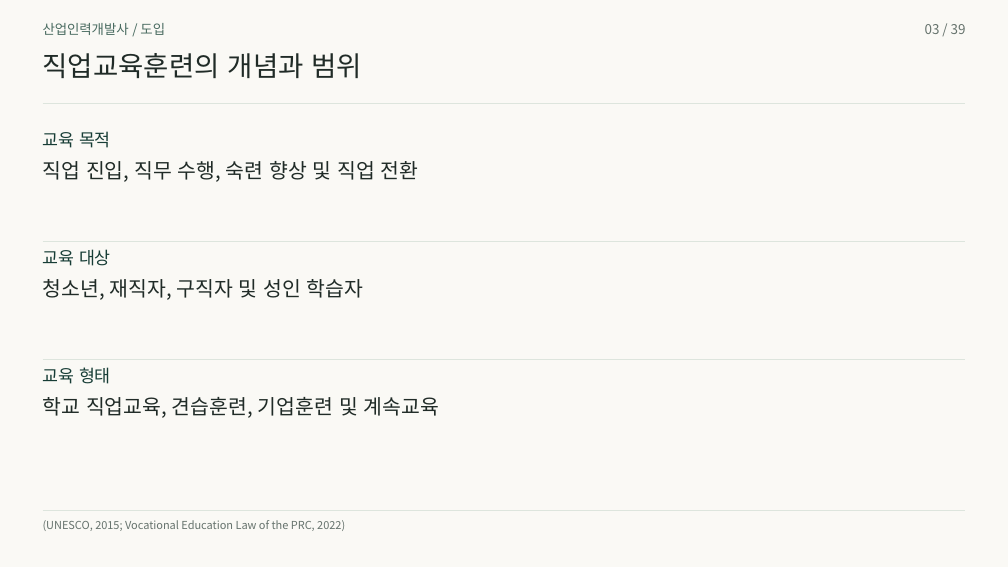
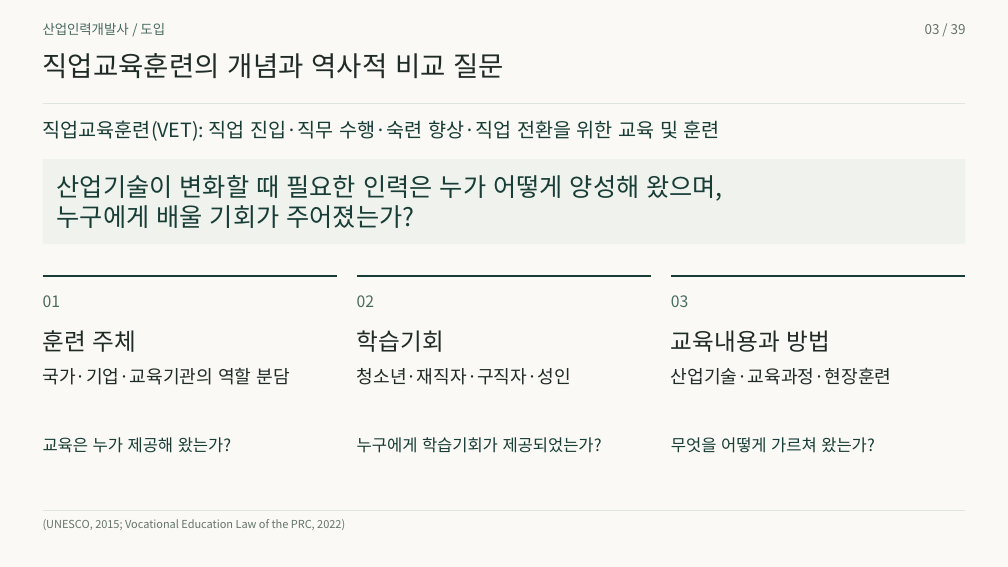
Before and after one commit to 01Chungee10/vet-history-rehearsal, a slide deck: slide 3 of au-cn-2026/presentation.pptx. Drawn at 1008x567 pixels with LibreOffice and Linux fonts; fonts in the diff are those of the drawing. Boxes give left, top, right and bottom in pixels: in the first picture for what was removed or moved away, otherwise in the second. Text is boxed around its words. In the diff, an @@ line names an element or a change of style, - is before the commit and + after.

```diff
--- a/au-cn-2026/presentation.pptx
+++ b/au-cn-2026/presentation.pptx
@@ text at <box>43,53,505,78</box>: text changed @@
-직업교육훈련의 개념과 범위
+직업교육훈련의 개념과 역사적 비교 질문
@@ text at <box>43,120,720,141</box>: text changed; size 16.5 to 18.8 pt @@
-교육 목적
+직업교육훈련(VET): 직업 진입·직무 수행·숙련 향상·직업 전환을 위한 교육 및 훈련
@@ rectangle added at <box>42,159,966,243</box>, fill #F0F2ED @@
@@ text removed at <box>43,161,419,182</box> @@
-직업 진입, 직무 수행, 숙련 향상 및 직업 전환
@@ text added at <box>57,175,723,201</box>, 24 pt, text #173D36 @@
+산업기술이 변화할 때 필요한 인력은 누가 어떻게 양성해 왔으며,
@@ text at <box>57,205,415,228</box>: text changed; size 16.5 to 24 pt @@
-교육 대상
+누구에게 배울 기회가 주어졌는가?
@@ line removed from (42, 242) to (966, 242) @@
@@ line added from (42, 277) to (337, 277), #173D36 2 pt @@
@@ text added at <box>43,295,60,307</box>, 15 pt, text #496B60 @@
+01
@@ line added from (357, 277) to (651, 277), #173D36 2 pt @@
@@ text added at <box>357,295,374,307</box>, 15 pt, text #496B60 @@
+02
@@ line added from (671, 277) to (966, 277), #173D36 2 pt @@
@@ text added at <box>671,295,688,307</box>, 15 pt, text #496B60 @@
+03
@@ text added at <box>43,330,137,352</box>, 22.5 pt, text #202B27 @@
+훈련 주체
@@ text added at <box>357,330,444,352</box>, 22.5 pt, text #202B27 @@
+학습기회
@@ text added at <box>671,330,830,352</box>, 22.5 pt, text #202B27 @@
+교육내용과 방법
@@ line removed from (42, 360) to (966, 360) @@
@@ text at <box>43,368,290,385</box>: text changed; size 19.5 to 17.2 pt @@
-학교 직업교육, 견습훈련, 기업훈련 및 계속교육
+국가·기업·교육기관의 역할 분담
@@ text removed at <box>43,367,111,384</box> @@
-교육 형태
@@ text at <box>357,368,571,385</box>: text changed; size 19.5 to 17.2 pt @@
-청소년, 재직자, 구직자 및 성인 학습자
+청소년·재직자·구직자·성인
@@ text added at <box>671,367,892,385</box>, 17.2 pt, text #202B27 @@
+산업기술·교육과정·현장훈련
@@ text added at <box>43,437,232,453</box>, 15.8 pt, text #173D36 @@
+교육은 누가 제공해 왔는가?
@@ text added at <box>357,437,602,453</box>, 15.8 pt, text #173D36 @@
+누구에게 학습기회가 제공되었는가?
@@ text added at <box>671,437,875,453</box>, 15.8 pt, text #173D36 @@
+무엇을 어떻게 가르쳐 왔는가?
```
Also in this commit, not shown: 29 other slides changed, 37 other files.
